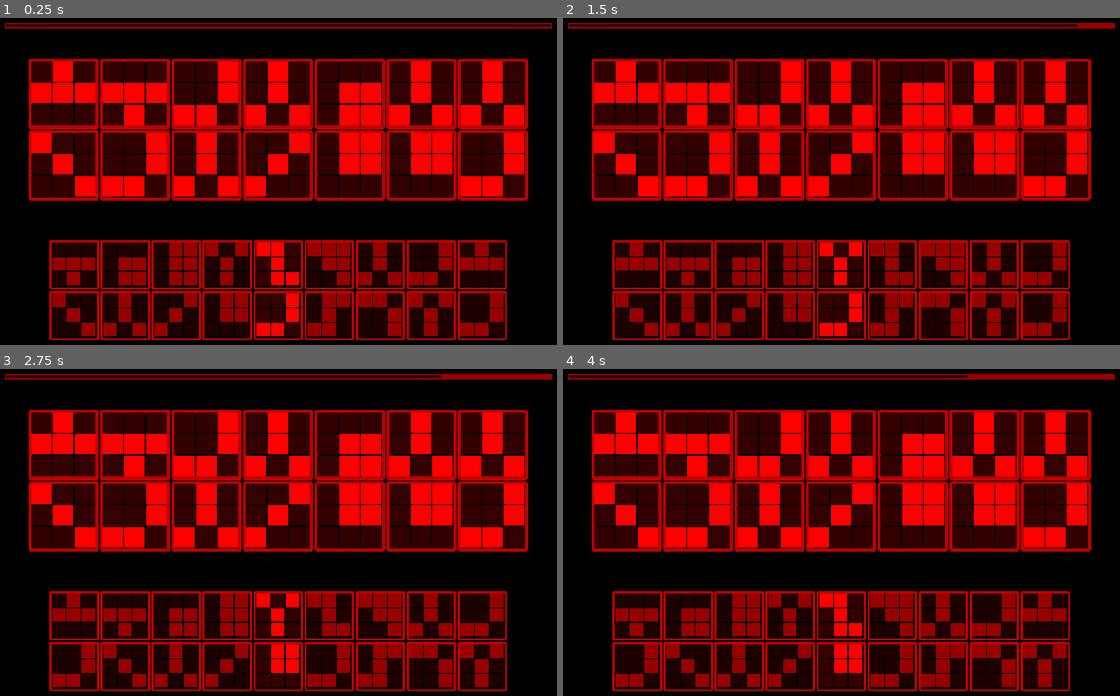
Above: before the commit, frames 1-4 (two rows, left to right).
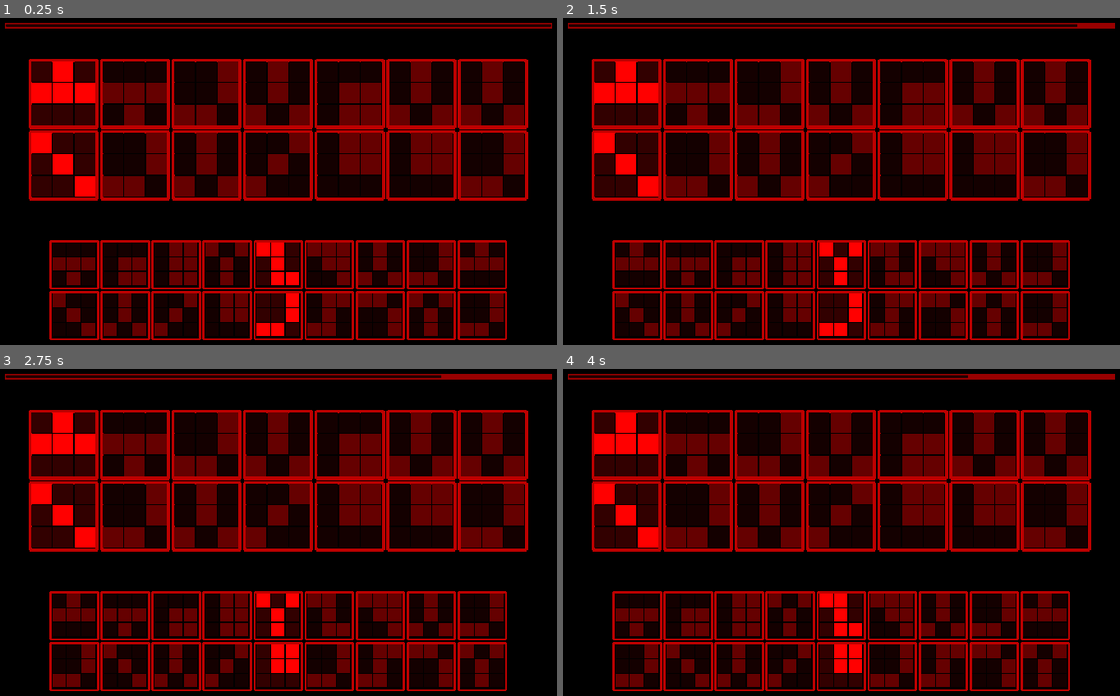
Above: after the commit, the same moments.

Repository: abarichello/gamine
Game: Godot game, scene res://scenes/Main.tscn
The game is run twice, just before and just after one commit, with the same random seed, the same clock (stepped at 60 frames per second) and the same inputs.
Inputs:
- Up to frame 1 (0.25 s): no input
- Up to frame 2 (1.5 s): tap Enter (ui_accept) at 0.5, 0.77, 1.25 s; hold Right (ui_right) 0.53-1.28 s; hold Down (ui_down) from 1.28 s (still down)
- Up to frame 3 (2.75 s): tap Enter (ui_accept) at 1.52, 2 s; release Down (ui_down) at 2.03 s; hold Right (ui_right) from 2.03 s (still down)
- Up to frame 4 (4 s): tap Enter (ui_accept) at 2.75, 3.02, 3.5, 3.77 s; release Right (ui_right) at 2.78 s; hold Up (ui_up) 2.78-3.53 s; hold Left (ui_left) from 3.53 s (still down)

The runs differ from the first frame. In frame 1, 32% of the frame differs, in the area x 9-95%, y 13-98%; in frame 2, 32%; in frame 3, 32%; in frame 4, 32%.

Commit message:
Code readability

Diff:
--- a/game/scenes/Game.tscn
+++ b/game/scenes/Game.tscn
@@ -31,7 +31,7 @@
 anti_aliasing = true
 anti_aliasing_size = 1
 
-[node name="Game" type="Control"]
+[node name="Game" type="Control" index="0"]
 
 anchor_left = 0.0
 anchor_top = 0.0
--- a/game/scenes/Piece.tscn
+++ b/game/scenes/Piece.tscn
@@ -4,7 +4,7 @@
 [ext_resource path="res://scripts/Piece.gd" type="Script" id=2]
 [ext_resource path="res://scenes/Bit.tscn" type="PackedScene" id=3]
 
-[node name="Piece" type="NinePatchRect" index="0"]
+[node name="Piece" type="NinePatchRect"]
 
 show_behind_parent = true
 anchor_left = 0.0
--- a/game/scripts/GLOBALS.gd
+++ b/game/scripts/GLOBALS.gd
@@ -6,8 +6,8 @@
 const FERGUS_THEME = [Color(1, 0, 0), Color()]
 const WYATT_THEME = [Color(0, 1, 0), Color()]
 const STRASSE_THEME = [Color(1, 0.56, 0), Color()]
-const HIGHLIGHT = Color(1, 1, 1)
-const LOWLIGHT = Color(0.6, 0.6, 0.6)
+const HIGHLIGHT_COLOR = Color(1, 1, 1)
+const LOWLIGHT_COLOR = Color(0.4, 0.4, 0.4)
 
 # Themes
 var theme_index = 0
--- a/game/scripts/Game.gd
+++ b/game/scripts/Game.gd
@@ -5,36 +5,35 @@
 func _ready():
     self.modulate = global.CURRENT_THEME
 
-    for element in $"3/Answers/UpperSelect".get_children():
-        element.lowlight()
-    for element in $"3/Answers/LowerSelect".get_children():
-        element.lowlight()
+    # Initial highlightings
     $"3/Answers/UpperSelect".get_child(4).highlight()
     $"3/Answers/LowerSelect".get_child(4).highlight()
+    $"2/Enigmas/UpperRow".get_child(0).highlight()
+    $"2/Enigmas/LowerRow".get_child(0).highlight()
 
 func _process(delta):
     $"1/ProgressBar".value = float($Timeleft.time_left)
 
 func _input(event):
-    if not get_child(0).dead:
+    if not $Data.dead:
         var Upper = get_node(global.UPPER_SELECT)
         var Lower = get_node(global.LOWER_SELECT)
 
         if event.is_action_pressed("ui_left"):
             if $Data.selecting_upper:
-                Upper.move_child(Upper.get_child(0), Upper.get_child_count() - 1)
-                highlight_center_piece(global.UPPER_SELECT)
+                shift_left(Upper)
+                highlight_select_on_shift(global.UPPER_SELECT)
             else:
-                Lower.move_child(Lower.get_child(0), Lower.get_child_count() - 1)
-                highlight_center_piece(global.LOWER_SELECT)
+                shift_left(Lower)
+                highlight_select_on_shift(global.LOWER_SELECT)
 
         if event.is_action_pressed("ui_right"):
             if $Data.selecting_upper:
-                Upper.move_child(Upper.get_child(Upper.get_child_count() - 1), 0)
-                highlight_center_piece(global.UPPER_SELECT)
+                shift_right(Upper)
+                highlight_select_on_shift(global.UPPER_SELECT)
             else:
-                Lower.move_child(Lower.get_child(Lower.get_child_count() - 1), 0)
-                highlight_center_piece(global.LOWER_SELECT)
+                shift_right(Lower)
+                highlight_select_on_shift(global.LOWER_SELECT)
 
         if event.is_action_pressed("ui_up"):
             $Data.selecting_upper = true
@@ -44,6 +43,12 @@
 
         if event.is_action_pressed("ui_accept"):
             check_selection()
+
+func shift_left(node):
+    node.move_child(node.get_child(0), node.get_child_count() - 1)
+
+func shift_right(node):
+    node.move_child(node.get_child(node.get_child_count() - 1), 0)
 
 # Check the center selection against the current level
 func check_selection():
@@ -56,11 +61,21 @@
         print("WRONG")
 
 func level_up():
-    $Data.level += 1
+    if ($Data.level + 1 >= global.COLUMNS_ROW):
+        $Data.level = global.COLUMNS_ROW
+    else:
+        $Data.level += 1
+    highlight_row_on_level_up($Data.level)
     $Timeleft.start()
-    print($Data.level)
+    print("Level: " + str($Data.level))
 
-func highlight_center_piece(path):
+func highlight_row_on_level_up(level):
+    $"2/Enigmas/UpperRow".get_child(level - 1).lowlight()
+    $"2/Enigmas/LowerRow".get_child(level - 1).lowlight()
+    $"2/Enigmas/UpperRow".get_child(level).highlight()
+    $"2/Enigmas/LowerRow".get_child(level).highlight()
+
+func highlight_select_on_shift(path):
     get_node(path).get_child(3).lowlight()
     get_node(path).get_child(4).highlight()
     get_node(path).get_child(5).lowlight()
--- a/game/scripts/Piece.gd
+++ b/game/scripts/Piece.gd
@@ -7,6 +7,9 @@
 export (PackedScene) var Bit
 var serial
 var id
+
+func _ready():
+    self.lowlight()
 
 func setup(id, size):
     self.id = id
@@ -47,7 +50,7 @@
     return sr
 
 func highlight():
-    $Grid.modulate = global.HIGHLIGHT
+    $Grid.modulate = global.HIGHLIGHT_COLOR
 
 func lowlight():
-    $Grid.modulate = global.LOWLIGHT
+    $Grid.modulate = global.LOWLIGHT_COLOR
